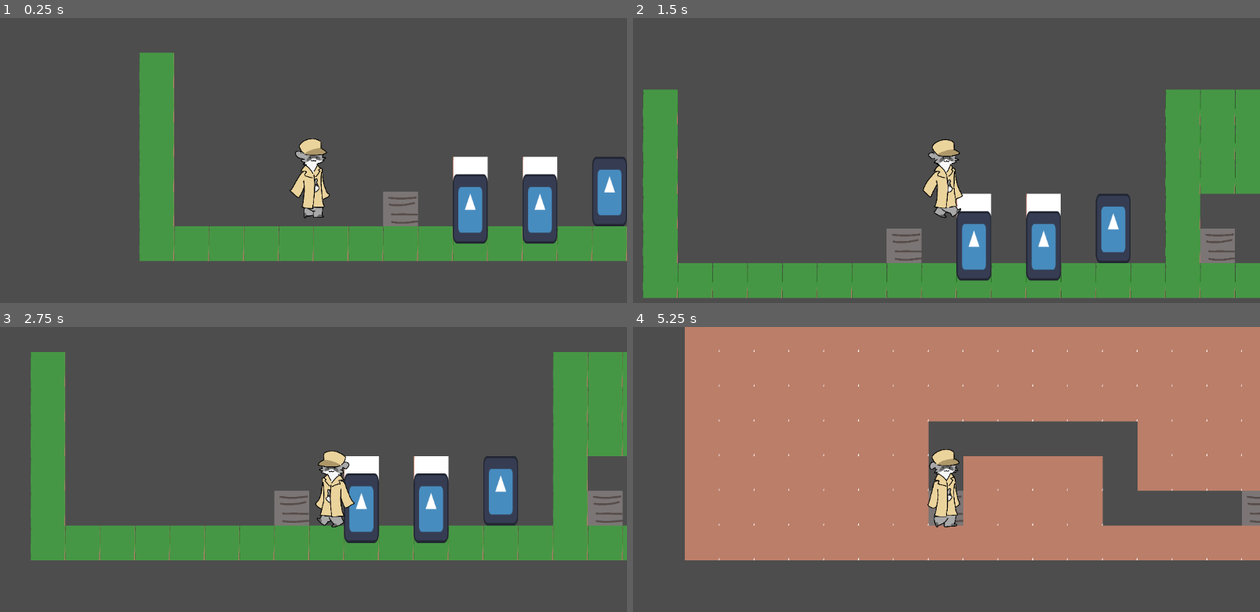
Above: before the commit, frames 1-4 (two rows, left to right).
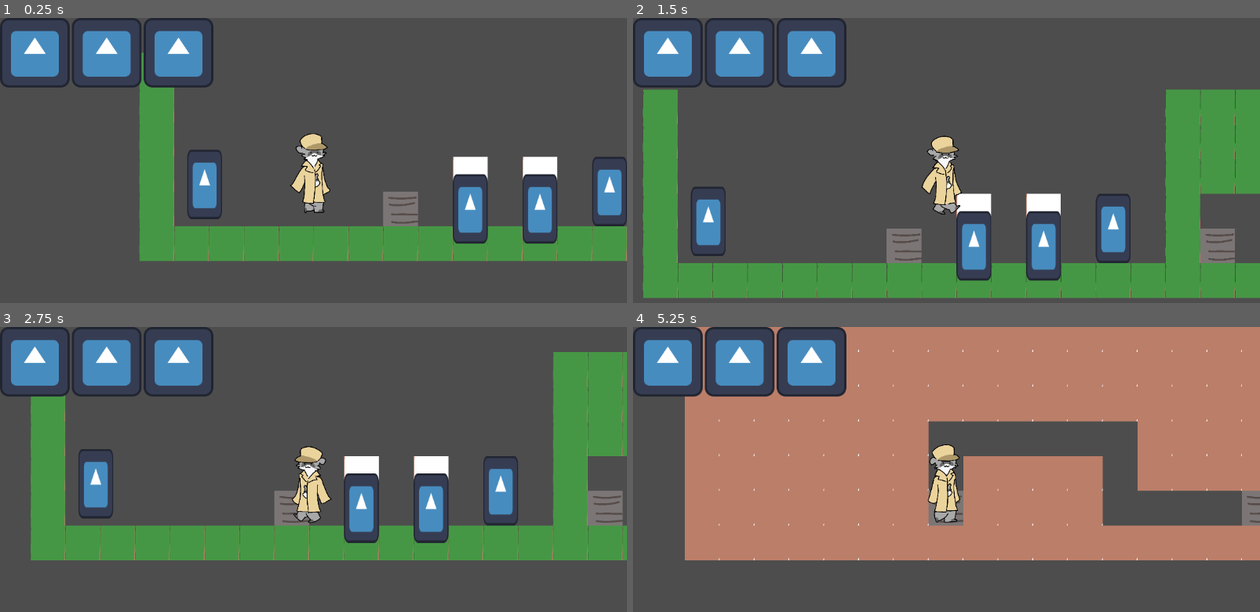
Above: after the commit, the same moments.

Repository: autowattage/undercover
Game: Godot game, scene res://scenes/entities/main.tscn
The game is run twice, just before and just after one commit, with the same random seed, the same clock (stepped at 60 frames per second) and the same inputs. The engine's default icon, where the game draws it, is replaced by a stand-in: a white triangle on a blue panel in a dark square.
Inputs (mouse positions are in pixels of both pictures, inside the frame that each line leads up to):
- Up to frame 1 (0.25 s): no input
- Up to frame 2 (1.5 s): tap Enter at 0.5 s; move the mouse to (1084, 177) at 0.52 s; hold Right (move_right) from 0.53 s (still down); tap F (interact) at 0.6, 1.35 s; tap Up (jump) at 0.77 s; move the mouse to (821, 211) at 1.27 s
- Up to frame 3 (2.75 s): tap Up (jump) at 1.52 s; move the mouse to (376, 426) at 2.02 s; release Right (move_right) at 2.03 s; hold Left (move_left) from 2.03 s (still down); tap F (interact) at 2.1 s
- Up to frame 4 (5.25 s): move the mouse to (915, 572) at 2.77 s; release Left (move_left) at 2.78 s; hold Right (move_right) 2.78-4.28 s; tap F (interact) every 0.75 s from 2.85 to 5.1 s; tap Up (jump) at 3.02, 3.77, 4.52 s; move the mouse to (1134, 555) at 3.52 s; move the mouse to (758, 449) at 4.27 s; hold Left (move_left) 4.28-5.03 s; move the mouse to (977, 503) at 5.02 s; hold Right (move_right) from 5.03 s (still down)

The runs differ from the first frame. In frame 1, 6.6% of the frame differs, in the area x 0-53%, y 0-71%; in frame 2, 6.3%; in frame 3, 7.7%; in frame 4, 8.1%.

Commit message:
more stuff

Diff:
--- a/scenes/entities/combined_racoon.tscn
+++ b/scenes/entities/combined_racoon.tscn
@@ -2,7 +2,6 @@
 
 [ext_resource type="Script" uid="uid://d1dw3nqd5gijl" path="res://scenes/entities/player_entity.gd" id="1_rp24y"]
 [ext_resource type="Texture2D" uid="uid://djy5au3fjo008" path="res://assets/combined_raccoon/Untitled41_20260228161215.png" id="2_norys"]
-[ext_resource type="Texture2D" uid="uid://dlmbah3qk1vee" path="res://assets/raccoon.png" id="2_rp24y"]
 [ext_resource type="Texture2D" uid="uid://c53erhgwdvdhh" path="res://assets/combined_raccoon/Untitled41_20260228161222.png" id="3_1spct"]
 [ext_resource type="Script" uid="uid://cqnbkier15avq" path="res://scenes/components/health_component.gd" id="3_b4yeo"]
 [ext_resource type="Texture2D" uid="uid://dw7nfkb1ovd54" path="res://assets/combined_raccoon/Untitled41_20260228161228.png" id="4_gqhbb"]
@@ -46,21 +45,11 @@
 metadata/_custom_type_script = "uid://cm8xa62iojq0x"
 
 [node name="AnimatedSprite2D" type="AnimatedSprite2D" parent="." unique_id=1543042784]
-position = Vector2(33, -59)
+position = Vector2(-6, -71)
 scale = Vector2(0.5, 0.5)
 sprite_frames = SubResource("SpriteFrames_xjj7w")
-animation = &"idle"
-
-[node name="Sprite2D" type="Sprite2D" parent="." unique_id=1627202162]
-visible = false
-scale = Vector2(0.5, 0.5)
-texture = ExtResource("2_rp24y")
-
-[node name="Sprite2D2" type="Sprite2D" parent="." unique_id=300040890]
-visible = false
-position = Vector2(-9, -101)
-scale = Vector2(0.5, 0.5)
-texture = ExtResource("2_rp24y")
+animation = &"run"
+frame_progress = 0.50096357
 
 [node name="CollisionShape2D" type="CollisionShape2D" parent="." unique_id=1859256529]
 position = Vector2(-3, -45)
--- a/scenes/entities/entity.gd
+++ b/scenes/entities/entity.gd
@@ -30,8 +30,8 @@
 
 @export var faction: Factions = Factions.FACTION_NEUTRAL
 
-#@export var DamageParticles = preload("res://particle_effects/blood.tscn")
-#@export var DeathParticles = preload("res://particle_effects/blood.tscn")
+@export var DamageParticles = preload("res://scenes/particles/blood.tscn")
+@export var DeathParticles = preload("res://scenes/particles/blood.tscn")
 
 #@export_group("Targets")
 #@export var targets_player: bool = true
@@ -72,12 +72,12 @@
 	#if MovementComp:
 		#MovementComp
 
-	#if DamageParticles:
-		#DamageParticles = DamageParticles.instantiate()
-		#add_child(DamageParticles)
-	#if DeathParticles:
-		#DeathParticles = DeathParticles.instantiate()
-		#add_child(DeathParticles)
+	if DamageParticles:
+		DamageParticles = DamageParticles.instantiate()
+		add_child(DamageParticles)
+	if DeathParticles:
+		DeathParticles = DeathParticles.instantiate()
+		add_child(DeathParticles)
 
 	add_to_group( get_faction() )
 	add_to_group("entities")
@@ -91,7 +91,7 @@
 
 # Damage effects
 func _on_health_damaged(amount):
-	#if DamageParticles: DamageParticles.emitting = true
+	if DamageParticles: DamageParticles.emitting = true
 
 	var t = create_tween()
 	t.tween_property(self, "modulate", Color(1, 0, 0), 0.1)
@@ -110,16 +110,16 @@
 # Corpse, death effects, deletion
 func kill():
 	#print(self, " killed.")
-	$Sprite2D.hide()
-	$HitboxComponent.queue_free()
-	$CollisionShape2D.queue_free()
+	if has_node("Sprite2D"): $Sprite2D.hide()
+	if has_node("HitboxComponent"): $HitboxComponent.queue_free()
+	if has_node("CollisionShape2D"): $CollisionShape2D.queue_free()
 	self.velocity = Vector2.ZERO
 
 	#if self is Player: get_parent().game_loss()
 	entity_death.emit( self )
-	#if DeathParticles:
-		#DeathParticles.emitting = true
-		#await DeathParticles.finished
+	if DeathParticles:
+		DeathParticles.emitting = true
+		await DeathParticles.finished
 	queue_free()
 
 
--- /dev/null
+++ b/scenes/entities/guard.gd
@@ -0,0 +1 @@
+extends Entity
--- a/scenes/entities/guard.tscn
+++ b/scenes/entities/guard.tscn
@@ -1,8 +1,9 @@
 [gd_scene format=3 uid="uid://dpkw8kusqumh0"]
 
-[ext_resource type="Script" uid="uid://d1dw3nqd5gijl" path="res://scenes/entities/player_entity.gd" id="1_c4p50"]
+[ext_resource type="Script" uid="uid://bp2388xclccgj" path="res://scenes/entities/guard.gd" id="1_aka77"]
 [ext_resource type="Texture2D" uid="uid://bbndaudv4g8tk" path="res://assets/icon.svg" id="2_c4p50"]
 [ext_resource type="Script" uid="uid://cqnbkier15avq" path="res://scenes/components/health_component.gd" id="3_j4jik"]
+[ext_resource type="PackedScene" uid="uid://yupmfq5l5s5n" path="res://scenes/interactables/attackable_area.tscn" id="5_j4jik"]
 
 [sub_resource type="CapsuleShape2D" id="CapsuleShape2D_c4p50"]
 radius = 64.0
@@ -10,8 +11,7 @@
 
 [node name="Guard" type="CharacterBody2D" unique_id=1099982837]
 collision_layer = 2
-script = ExtResource("1_c4p50")
-movement_speed = 500.0
+script = ExtResource("1_aka77")
 metadata/_custom_type_script = "uid://cm8xa62iojq0x"
 
 [node name="Sprite2D" type="Sprite2D" parent="." unique_id=1627202162]
@@ -21,6 +21,8 @@
 [node name="CollisionShape2D" type="CollisionShape2D" parent="." unique_id=1859256529]
 shape = SubResource("CapsuleShape2D_c4p50")
 
+[node name="AttackableArea" parent="." unique_id=473722560 instance=ExtResource("5_j4jik")]
+
 [node name="HealthComponent" type="Node" parent="." unique_id=810016079]
 script = ExtResource("3_j4jik")
 metadata/_custom_type_script = "uid://cqnbkier15avq"
--- a/scenes/entities/main.tscn
+++ b/scenes/entities/main.tscn
@@ -2,6 +2,7 @@
 
 [ext_resource type="PackedScene" uid="uid://7ge0dqsx380x" path="res://scenes/levels/level.tscn" id="1_cj8ld"]
 [ext_resource type="PackedScene" uid="uid://mhov8ypmv2rd" path="res://scenes/levels/sublevel.tscn" id="2_opkwl"]
+[ext_resource type="Texture2D" uid="uid://bbndaudv4g8tk" path="res://assets/icon.svg" id="3_iky1b"]
 
 [node name="Node" type="Node" unique_id=367954716]
 
@@ -10,3 +11,33 @@
 
 [node name="SubLevel" parent="." unique_id=1887091631 instance=ExtResource("2_opkwl")]
 visible = false
+
+[node name="CanvasLayer" type="CanvasLayer" parent="." unique_id=320824909]
+
+[node name="Control" type="Control" parent="CanvasLayer" unique_id=173182853]
+layout_mode = 3
+anchors_preset = 15
+anchor_right = 1.0
+anchor_bottom = 1.0
+grow_horizontal = 2
+grow_vertical = 2
+
+[node name="HBoxContainer" type="HBoxContainer" parent="CanvasLayer/Control" unique_id=874182033]
+layout_mode = 1
+offset_right = 392.0
+offset_bottom = 128.0
+
+[node name="TextureRect" type="TextureRect" parent="CanvasLayer/Control/HBoxContainer" unique_id=1150685100]
+custom_minimum_size = Vector2(16, 16)
+layout_mode = 2
+texture = ExtResource("3_iky1b")
+
+[node name="TextureRect2" type="TextureRect" parent="CanvasLayer/Control/HBoxContainer" unique_id=1698624133]
+custom_minimum_size = Vector2(16, 16)
+layout_mode = 2
+texture = ExtResource("3_iky1b")
+
+[node name="TextureRect3" type="TextureRect" parent="CanvasLayer/Control/HBoxContainer" unique_id=737014407]
+custom_minimum_size = Vector2(16, 16)
+layout_mode = 2
+texture = ExtResource("3_iky1b")
--- a/scenes/interactables/attackable_area.tscn
+++ b/scenes/interactables/attackable_area.tscn
@@ -1,19 +1,15 @@
 [gd_scene format=3 uid="uid://yupmfq5l5s5n"]
 
-[ext_resource type="Script" uid="uid://cc3bkw6wrmp5q" path="res://scenes/interactables/vent.gd" id="1_8m4t8"]
-[ext_resource type="Texture2D" uid="uid://cytkrwr7xsneb" path="res://assets/vent.png" id="2_m4guh"]
+[ext_resource type="Script" uid="uid://i8gv5okmqaxo" path="res://scenes/interactables/attackable_area.gd" id="1_8m4t8"]
 
 [sub_resource type="RectangleShape2D" id="RectangleShape2D_w4xns"]
-size = Vector2(128, 128)
+size = Vector2(128, 256)
 
 [node name="AttackableArea" type="Area2D" unique_id=473722560]
-collision_layer = 4
+collision_layer = 0
 collision_mask = 2
 script = ExtResource("1_8m4t8")
 metadata/_custom_type_script = "uid://dpho4qo1duu5v"
 
-[node name="Sprite2D" type="Sprite2D" parent="." unique_id=1785889554]
-texture = ExtResource("2_m4guh")
-
 [node name="CollisionShape2D" type="CollisionShape2D" parent="." unique_id=2014261327]
 shape = SubResource("RectangleShape2D_w4xns")
--- a/scenes/levels/level.tscn
+++ b/scenes/levels/level.tscn
@@ -4,6 +4,7 @@
 [ext_resource type="Script" uid="uid://b0nh71e0bkpnk" path="res://scenes/levels/level.gd" id="1_xb4v1"]
 [ext_resource type="PackedScene" uid="uid://dxd7xcerxeuqh" path="res://scenes/entities/combined_racoon.tscn" id="2_w7c3h"]
 [ext_resource type="PackedScene" uid="uid://nxra4fmrtyxg" path="res://scenes/interactables/door.tscn" id="3_b2cq8"]
+[ext_resource type="PackedScene" uid="uid://dpkw8kusqumh0" path="res://scenes/entities/guard.tscn" id="5_urvlt"]
 
 [node name="Level" type="Node2D" unique_id=1156120503]
 script = ExtResource("1_xb4v1")
@@ -26,3 +27,6 @@
 
 [node name="Door3" parent="." unique_id=220743105 instance=ExtResource("3_b2cq8")]
 position = Vector2(2552, -127)
+
+[node name="Guard" parent="." unique_id=1899238474 instance=ExtResource("5_urvlt")]
+position = Vector2(-400, -154)
--- /dev/null
+++ b/scenes/particles/blood.tscn
@@ -0,0 +1,30 @@
+[gd_scene format=3 uid="uid://c5mxsx0644lm"]
+
+[sub_resource type="Curve" id="Curve_knavq"]
+_limits = [1.0, 2.5, 0.0, 1.0]
+bake_resolution = 4
+_data = [Vector2(0, 1), 0.0, 0.0, 0, 0, Vector2(1, 2), 0.0, 0.0, 0, 0]
+point_count = 2
+
+[sub_resource type="Gradient" id="Gradient_5msxq"]
+offsets = PackedFloat32Array(0, 0.201878, 0.704225, 1)
+colors = PackedColorArray(1, 0.990167, 0.99, 0.713726, 1, 0.990167, 0.99, 1, 1, 0.990167, 0.99, 1, 1, 1, 1, 0)
+
+[node name="BloodParticles" type="CPUParticles2D" unique_id=1790396038]
+emitting = false
+amount = 10
+lifetime = 2.0
+one_shot = true
+explosiveness = 1.0
+particle_flag_align_y = true
+direction = Vector2(0, -1)
+spread = 90.0
+gravity = Vector2(0, 100)
+initial_velocity_max = 200.0
+scale_amount_min = 8.0
+scale_amount_max = 12.0
+split_scale = true
+scale_curve_x = null
+scale_curve_y = SubResource("Curve_knavq")
+color = Color(1, 0, 0, 1)
+color_ramp = SubResource("Gradient_5msxq")
Binary file changed: assets/combined_raccoon/Untitled41_20260228161215.png
Binary file changed: assets/combined_raccoon/Untitled41_20260228161222.png
Binary file changed: assets/combined_raccoon/Untitled41_20260228161228.png
Binary file changed: assets/combined_raccoon/Untitled41_20260228161232 (1).png
Not shown, added: scenes/entities/guard.gd.uid
Not shown, added: assets/combined_raccoon/Untitled41_20260228161215.png~
Not shown, added: assets/combined_raccoon/Untitled41_20260228161222.png~
Not shown, added: assets/combined_raccoon/Untitled41_20260228161228.png~
Not shown, added: assets/combined_raccoon/Untitled41_20260228161232 (1).png~
